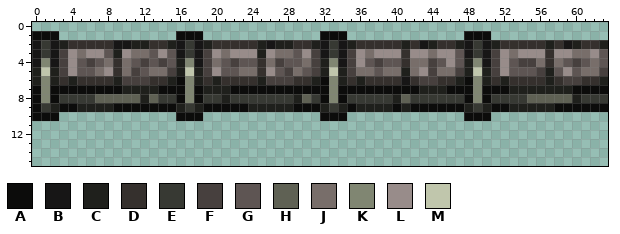
Two states of a pixel-art sprite, content/Blocks/Terrain/terrain.framework.smirgrafit.png. Above: the version before the commit.
The file is 64x16 pixels. Colours within 5 levels of each other are drawn and written as one.
Palette (. is transparent): A #0c0c0b  B #171616  C #1f201c  D #35302d  E #373933  F #47403e  G #5e5553  H #5f6154  J #786e6a  K #808672  L #988c8a  M #c0c6ac
Pixels before, first column x 0:
 1 AAA.............AAA.............AAA.............AAA.............
 2 BEBCDDDDDBBCCDDCBEBCDDDDDCBCCDDCBEBCDDDDDCDBCDDCBEBCDDDDDCDBCDDC
 3 BEBFLJLLGCLJJGLGBEBFLJLLLCLJJGLFBEBFLJLLLDLLJLLGBEBFLJLLLDLLJJLG
 4 BKBFLGFGJDJGFGFGCKBFJGFGGDJFGGJFCKBFLGFGGDJJFGLGCKBFLGFFJDJGFGJG
 5 CMCFLGGJLDJFGJJFCMCFLGGJJDLGFJGFCMCFJJGJJCJLFJJFCMCFLGGGFCGLGJJF
 6 CKCDCDDDDCFFFDDCAKCDCDDDDCFFFDDCAKCDCDDDDBDFFDDCAKCDCDDDDCDFFDDC
 7 AKAAAAAAAACCCCAAAKACCCAAAAAAAAAAAKAAAAAAAAACCCAAAKAAACCCCCCCAAAA
 8 AKAEEEEHHHHHCHEEAKAEECEEEEEEECHEAKAEEEEECHEEEEEEAKAEEEEHHHHHCEEE
 9 AECAACCCCAAAAAAACECAAAAACCCCCAAACECACCCCACAAAAAACECAACCCCCAAAAAA
10 AAA.............AAA.............AAA.............AAA.............
Now the later version:
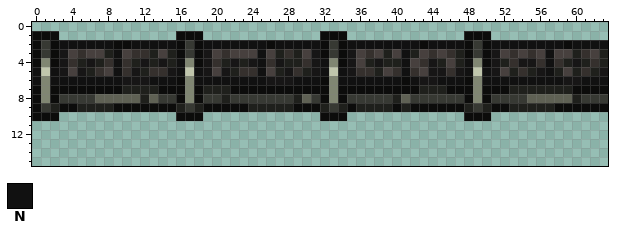
Colours new in this view: N #111111
The exact change:
Colour B gives way to colour A in row 2 at x 0, 2, 9 to 10, 16, 18, 26, 32, 34, 43, 48, 50 and 59; in row 3 at x 0, 2, 16, 18, 32, 34, 48 and 50; in row 4 at x 0, 2, 18, 34 and 50; in row 6 at x 41.
Colour F gives way to colour B in row 3 at x 3, 19, 31, 35 and 51; in row 4 at x 3, 6, 12, 14, 19, 22, 27, 31, 35, 38, 44, 51, 54 to 55 and 60; in row 5 at x 3, 11, 15, 19, 28, 31, 35, 44, 47, 51, 56 and 63; in row 6 at x 10 to 12, 26 to 28, 43 to 44 and 59 to 60.
Colour G gives way to colour B in row 4 at x 24; in row 5 at x 5 and 21.
Colour J gives way to colour B in row 5 at x 45.
Colour G gives way to colour C in row 3 at x 8, 13, 15, 29, 47 and 63; in row 4 at x 5, 7, 11, 13, 15, 21, 23, 28 to 29, 37, 39 to 40, 45, 47, 59, 61 and 63; in row 5 at x 6, 12, 22, 27, 30, 38, 53, 55, 58 and 60.
Colour J gives way to colour C in row 3 at x 27 and 60; in row 5 at x 62.
Colour L gives way to colour C in row 3 at x 39 and 42; in row 4 at x 52.
Colour G gives way to colour D in row 4 at x 53; in row 5 at x 54.
Colour J gives way to colour D in row 3 at x 5, 11 to 12, 21, 28, 37, 44, 53 and 61; in row 4 at x 8, 10, 20, 26, 30, 43, 56, 58 and 62; in row 5 at x 7, 10, 13 to 14, 23 to 24, 29, 36 to 37, 40, 42, 46 and 61.
Colour L gives way to colour D in row 3 at x 46 and 55; in row 4 at x 4.
Colour J gives way to colour F in row 4 at x 42; in row 5 at x 39.
Colour L gives way to colour F in row 3 at x 4, 6 to 7, 10, 14, 20, 22 to 24, 26, 30, 36, 38, 40, 43, 45, 52, 54, 56, 58 to 59 and 62; in row 4 at x 36 and 46; in row 5 at x 4, 8, 20, 26, 43, 52 and 59.
Colour C gives way to colour N in row 2 at x 3, 11 to 12, 15, 19, 25, 27 to 28, 31, 35, 41, 44, 47, 51, 57, 60 and 63; in row 3 at x 9 and 25; in row 4 at x 16, 32 and 48; in row 5 at x 0, 2, 16, 18, 32, 34, 41, 48, 50 and 57; in row 6 at x 0, 2, 4, 9, 15, 18, 20, 25, 31, 34, 36, 47, 50, 52, 57 and 63.
Colour D gives way to colour N in row 2 at x 4 to 8, 13 to 14, 20 to 24, 29 to 30, 36 to 40, 42, 45 to 46, 52 to 56, 58 and 61 to 62; in row 3 at x 41 and 57; in row 4 at x 9, 25, 41 and 57; in row 5 at x 9 and 25; in row 6 at x 3, 5 to 8, 13 to 14, 19, 21 to 24, 29 to 30, 35, 37 to 40, 42, 45 to 46, 51, 53 to 56, 58 and 61 to 62.
